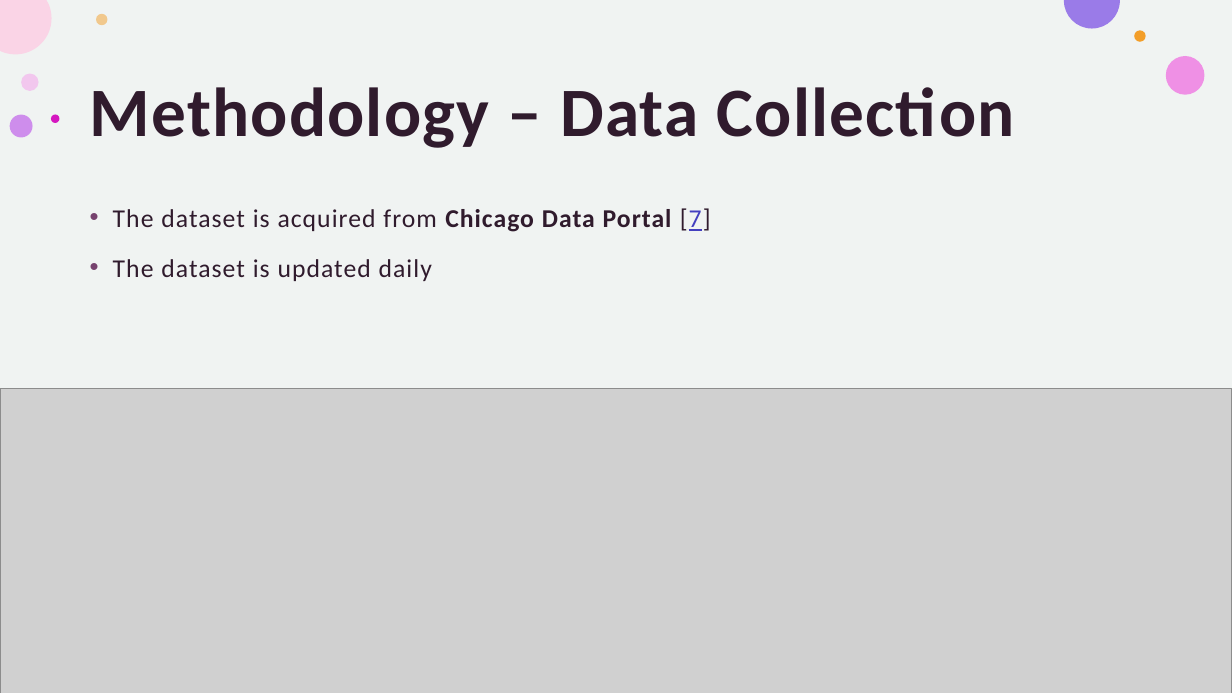
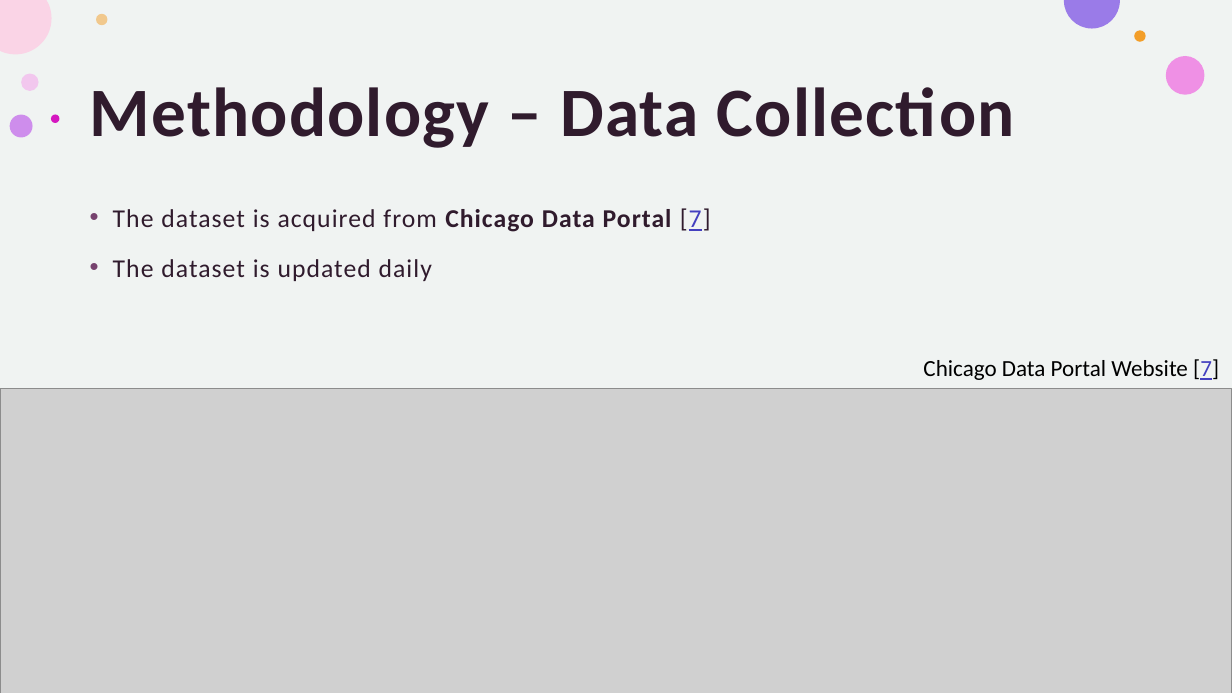
Before and after one commit to kosawa26/Capstone, a slide deck: slide 5 of Midterm_Presentation.pptx. Drawn at 1232x693 pixels with LibreOffice and Linux fonts; fonts in the diff are those of the drawing; grey boxes stand for pictures. Boxes give left, top, right and bottom in pixels: in the first picture for what was removed or moved away, otherwise in the second. Text is boxed around its words. In the diff, an @@ line names an element or a change of style, - is before the commit and + after.

```diff
--- a/Midterm_Presentation.pptx
+++ b/Midterm_Presentation.pptx
@@ text added at [923, 359, 1219, 380], 18 pt, text #000000 @@
+Chicago Data Portal Website [7]
```
Also in this commit, not shown: 1 other slide changed.
